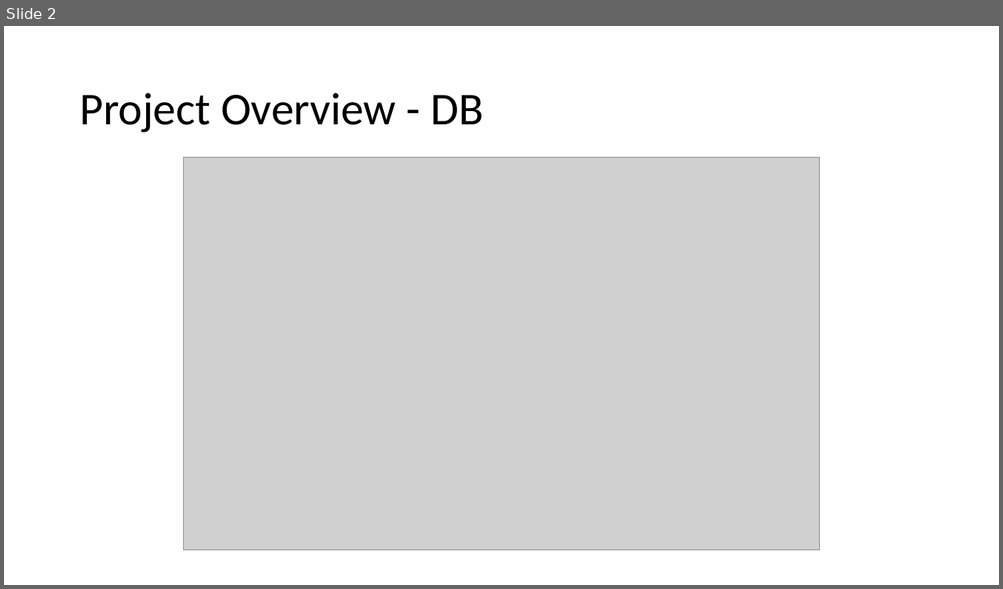
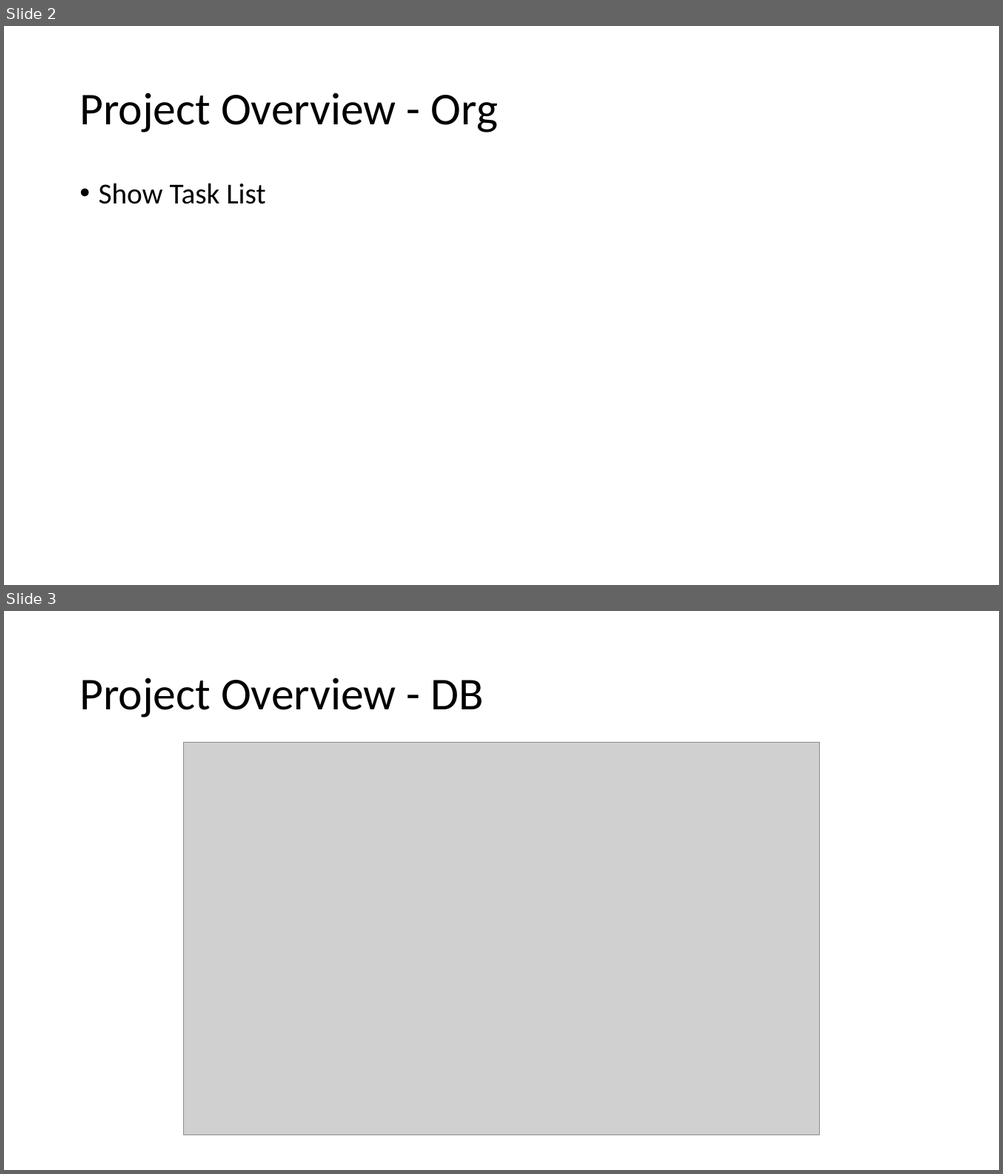
Before and after one commit to riedd2/webprogramming, a slide deck: ch.bfh.bti7054.w2014.p.pc-hammer/doc/PCHAMMER.pptx. Shown one above the other, each under a label of ours: slide 2 before the commit, slides 2 and 3 after it. The pictures are 1003x589 and 1003x1174 pixels, drawn with LibreOffice and Linux fonts; fonts in the diff are those of the drawing; grey boxes stand for pictures; background and template pictures are left out. Boxes give left, top, right and bottom in pixels: in the first picture for what was removed or moved away, otherwise in the second. Text is boxed around its words. In the diff, an @@ line names an element or a change of style, - is before the commit and + after.

```diff
--- a/ch.bfh.bti7054.w2014.p.pc-hammer/doc/PCHAMMER.pptx
+++ b/ch.bfh.bti7054.w2014.p.pc-hammer/doc/PCHAMMER.pptx
@@ slide 2 added at box(4, 26, 999, 585), background #FFFFFF @@
@@ title added at box(79, 93, 498, 133), 44 pt, text #000000 @@
+Project Overview - Org
@@ text added at box(99, 183, 265, 204), 28 pt, text #000000 @@
+• Show Task List
@@ what was slide 2 is now slide 3 @@
```
Also in this commit, not shown: 1 slide changed, 2 other slides added, 1 slide removed, 2 other files.
